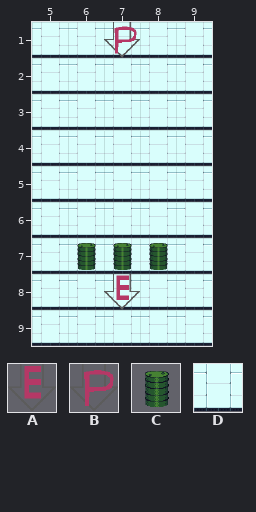
Two states of a Tiled map, source code/assets/maps/test.tmx. The first picture shows the starting point.
Cells are 64x64 px. Shown: x 5..9, y 1..9.
Key: from "test": A 0 "enemy", B 1 "player start", C 16 "barrel", D 42 "light big plates".
Objects are placed by their top-left corner, in cells (3,4 is the top-left corner of cell 3,4); size is 1x1 cell unless given.
Objects on layer "actors" before:
B "player start" at 7,1
C "barrel" at 7,7
C "barrel" at 6,7
C "barrel" at 8,7
A "enemy" at 7,8
New version:
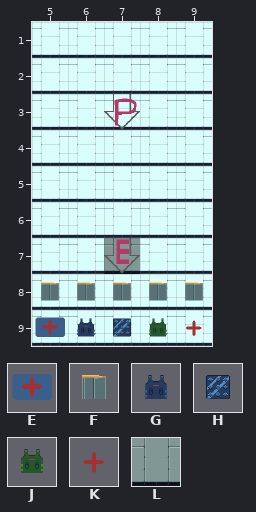
Further tiles: from "test": E 17 "health medium", F 18 "ammo", G 19 "armor big", H 20 "armor small", J 21 "armor medium", K 22 "health small", L 40 "big plates".
Change:
Layer "floors":
A new object: L "big plates" at 7,7.
Object D "light big plates" at 7,7 is removed.
Layer "actors":
A new object: B "player start" at 7,3.
A new object: A "enemy" at 7,7.
A new object: F "ammo" at 5,8.
A new object: F "ammo" at 6,8.
A new object: F "ammo" at 7,8.
A new object: F "ammo" at 8,8.
A new object: F "ammo" at 9,8.
A new object: E "health medium" at 5,9.
A new object: G "armor big" at 6,9.
A new object: H "armor small" at 7,9.
A new object: J "armor medium" at 8,9.
A new object: K "health small" at 9,9.
Object B "player start" at 7,1 is removed.
Object C "barrel" at 7,7 is removed.
Object C "barrel" at 6,7 is removed.
Object C "barrel" at 8,7 is removed.
Object A "enemy" at 7,8 is removed.
Pixel boxes of the changes (left, top, right, bottom) in both pictures:
removed: (104, 22, 140, 58)
added: (104, 94, 140, 130)
changed: (35, 238, 203, 337)
